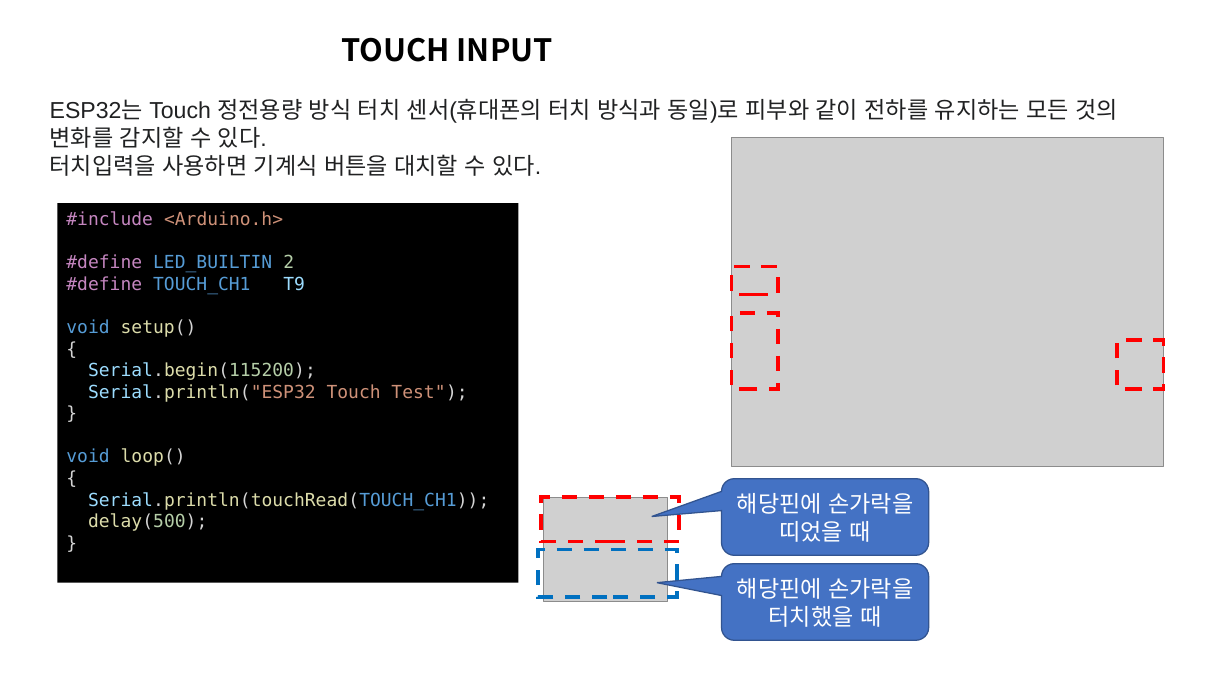
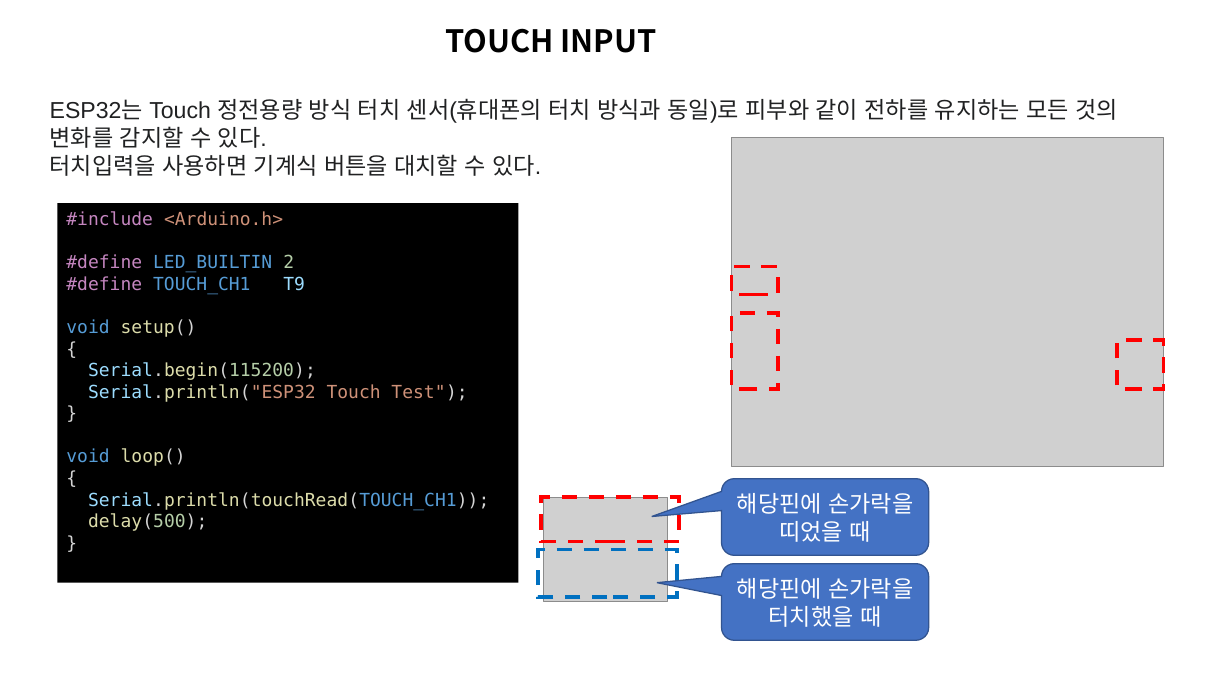
Before and after one commit to mocona05/seoil_uni_project, a slide deck: slide 22 of ESP32/DOC/ESP32 HW및 기초설명.pptx. Drawn at 1232x693 pixels with LibreOffice and Linux fonts; fonts in the diff are those of the drawing; grey boxes stand for pictures. Boxes give left, top, right and bottom in pixels: in the first picture for what was removed or moved away, otherwise in the second. Text is boxed around its words. In the diff, an @@ line names an element or a change of style, - is before the commit and + after.

```diff
--- a/ESP32/DOC/ESP32 HW및 기초설명.pptx
+++ b/ESP32/DOC/ESP32 HW및 기초설명.pptx
@@ text "TOUCH INPUT": place and size @@
-text "TOUCH INPUT" at (341,37,553,62)
+text "TOUCH INPUT" at (445,28,657,53)
```
Also in this commit, not shown: 1 other slide changed, 1 slide added, 35 other files.
